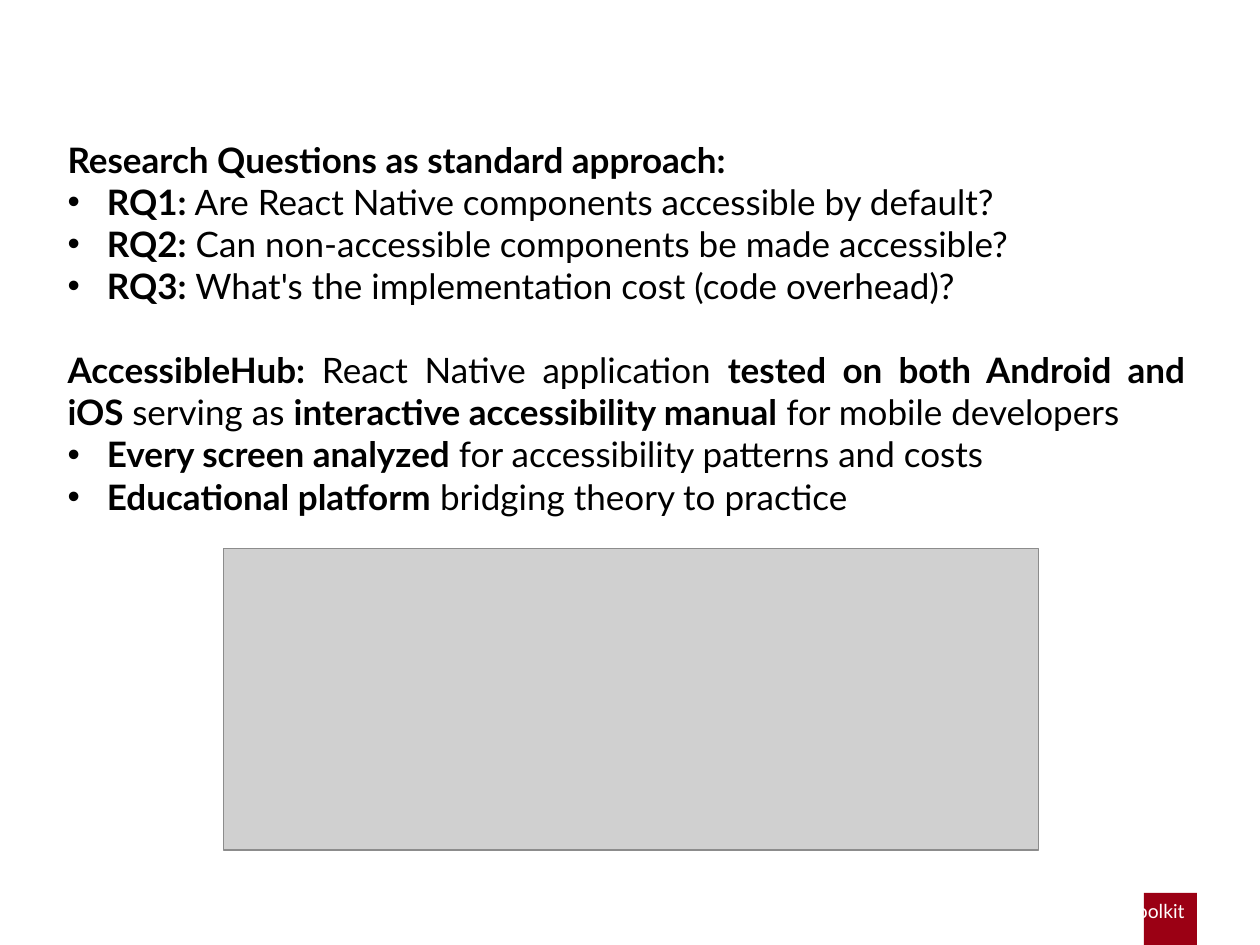
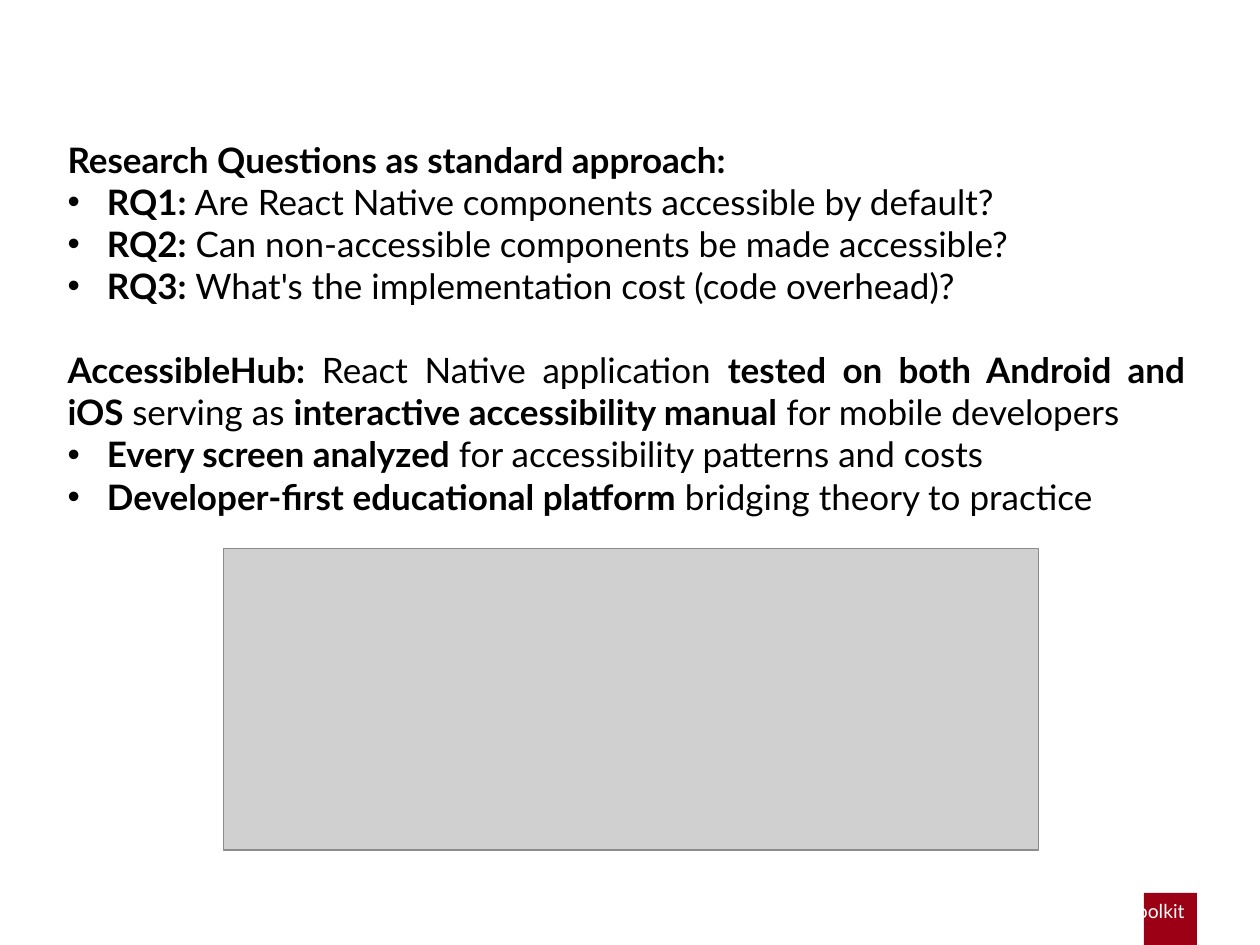
Before and after one commit to gabrielrovesti/Master-Thesis-UniPD, a slide deck: slide 6 of Thesis Presentation/Presentation Gabriel Rovesti.pptx. Drawn at 1260x945 pixels with LibreOffice and Linux fonts; fonts in the diff are those of the drawing; grey boxes stand for pictures; background and template pictures are left out. Boxes give left, top, right and bottom in pixels: in the first picture for what was removed or moved away, otherwise in the second. Text is boxed around its words. In the diff, an @@ line names an element or a change of style, - is before the commit and + after.

Commit message:
To-Do after first trial of presentation

```diff
--- a/Thesis Presentation/Presentation Gabriel Rovesti.pptx
+++ b/Thesis Presentation/Presentation Gabriel Rovesti.pptx
@@ text at (x1=107, y1=484, x2=1093, y2=516): text changed; bold on @@
-• Educational platform bridging theory to practice
+• Developer-first educational platform bridging theory to practice
```
Also in this commit, not shown: 4 other slides changed, 2 other files.
